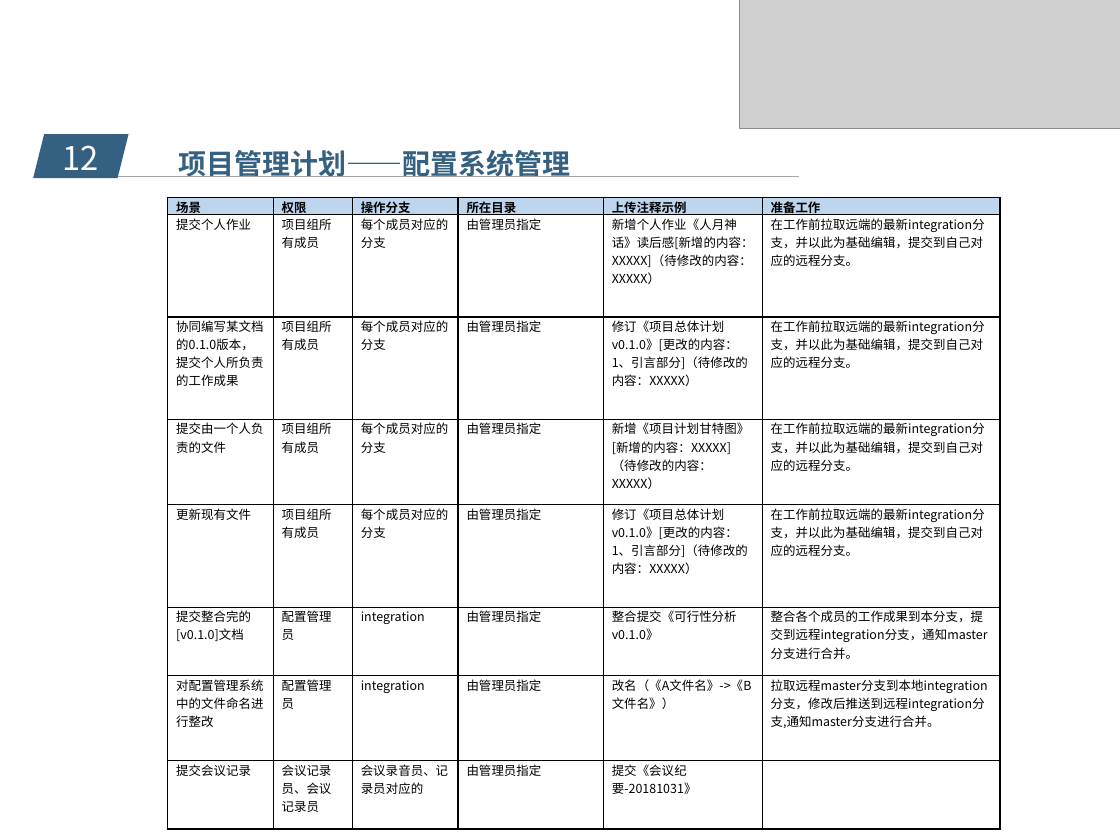
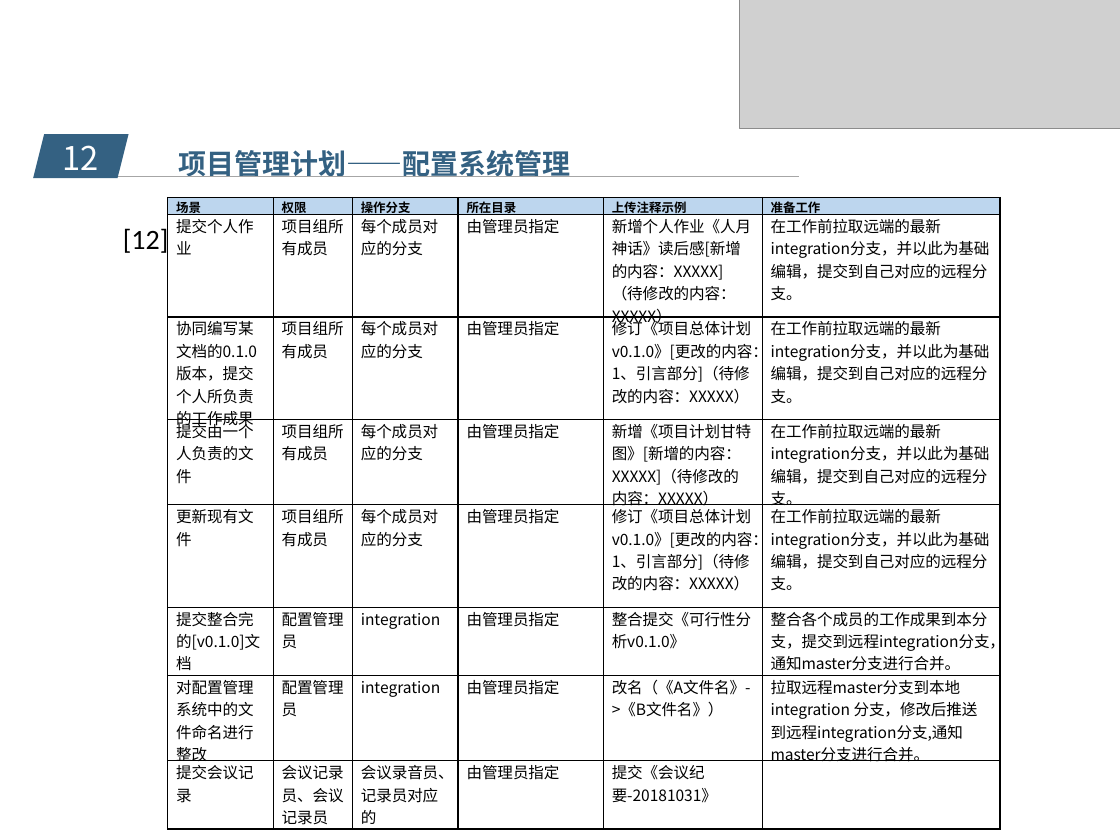
Before and after one commit to popopoi/PRD2018-G07, a slide deck: slide 20 of 受控文档/项目计划/PRD2018-G07- 需求工程项目计划PPT.pptx (slide 19 before the commit). Drawn at 1120x840 pixels with LibreOffice and Linux fonts; fonts in the diff are those of the drawing; grey boxes stand for pictures; background and template pictures are left out. Boxes give left, top, right and bottom in pixels: in the first picture for what was removed or moved away, otherwise in the second. Text is boxed around its words. In the diff, an @@ line names an element or a change of style, - is before the commit and + after.

```diff
--- a/受控文档/项目计划/PRD2018-G07- 需求工程项目计划PPT.pptx
+++ b/受控文档/项目计划/PRD2018-G07- 需求工程项目计划PPT.pptx
@@ table at (x1=168, y1=197, x2=1000, y2=829) @@
@@ size 8 to 10 pt @@
@@ text added at (x1=123, y1=226, x2=168, y2=256), 18 pt, text #000000 @@
+[12]
```
Also in this commit, not shown: 13 other slides changed, 2 slides added, 1 slide removed, 2 other files.
